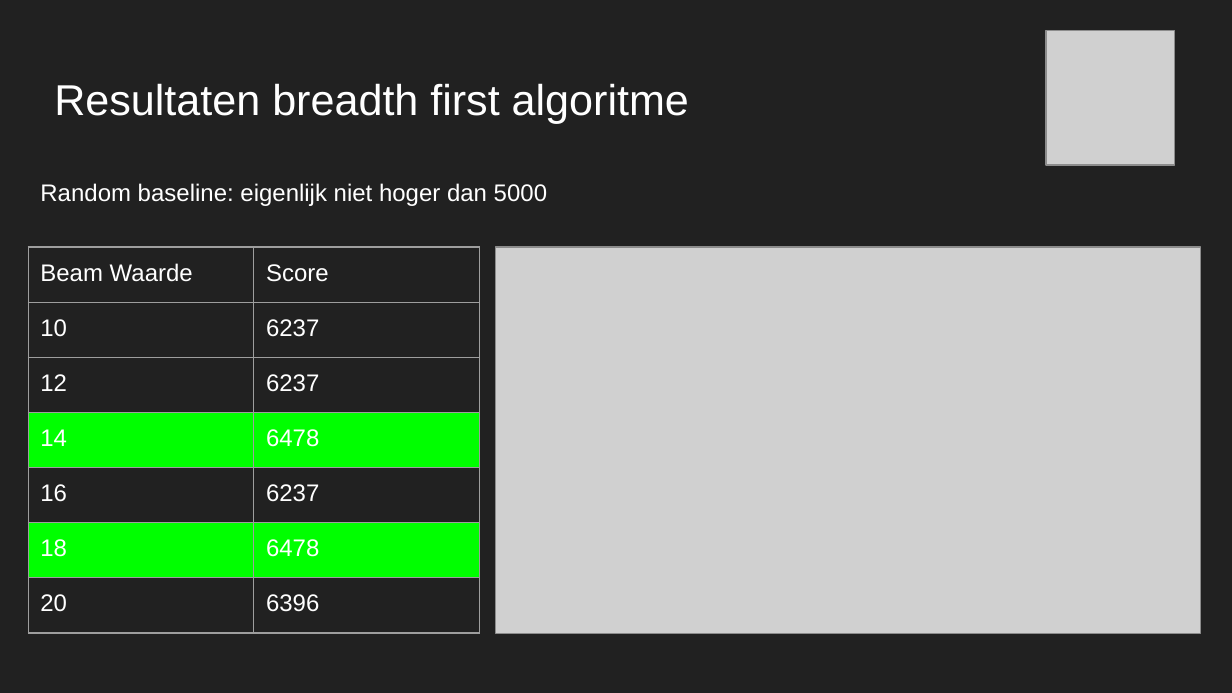
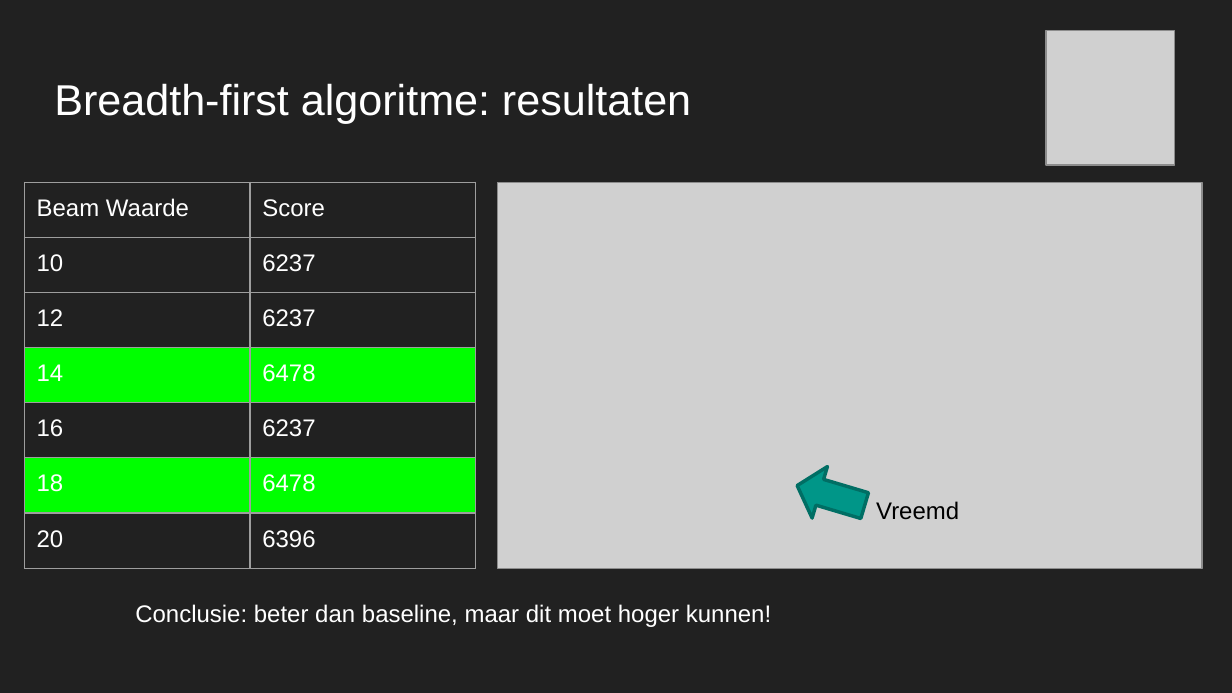
Before and after one commit to maiklarooij/Trainspotters, a slide deck: slide 9 of doc/Oefenpresentatie.pptx (slide 11 before the commit). Drawn at 1232x693 pixels with LibreOffice and Linux fonts; fonts in the diff are those of the drawing; grey boxes stand for pictures. Boxes give left, top, right and bottom in pixels: in the first picture for what was removed or moved away, otherwise in the second. Text is boxed around its words. In the diff, an @@ line names an element or a change of style, - is before the commit and + after.

```diff
--- a/doc/Oefenpresentatie.pptx
+++ b/doc/Oefenpresentatie.pptx
@@ title at [54,83,691,123]: text changed @@
-Resultaten breadth first algoritme
+Breadth-first algoritme: resultaten
@@ table: place and size @@
-table at [28,246,479,633]
+table at [25,182,476,569]
@@ text removed at [40,183,547,206] @@
-Random baseline: eigenlijk niet hoger dan 5000
@@ picture: place and size @@
-picture at [495,246,1200,632]
+picture at [498,182,1202,568]
@@ right arrow added at [790,459,872,531], fill #009688, outline #006F65 2 pt @@
@@ text added at [876,501,959,520], 14 pt, text #000000 @@
+Vreemd
@@ text added at [135,604,771,627], 14 pt, text #FFFFFF @@
+Conclusie: beter dan baseline, maar dit moet hoger kunnen!
```
Also in this commit, not shown: 6 other slides changed, 4 slides added, 2 slides removed, 31 other files.
